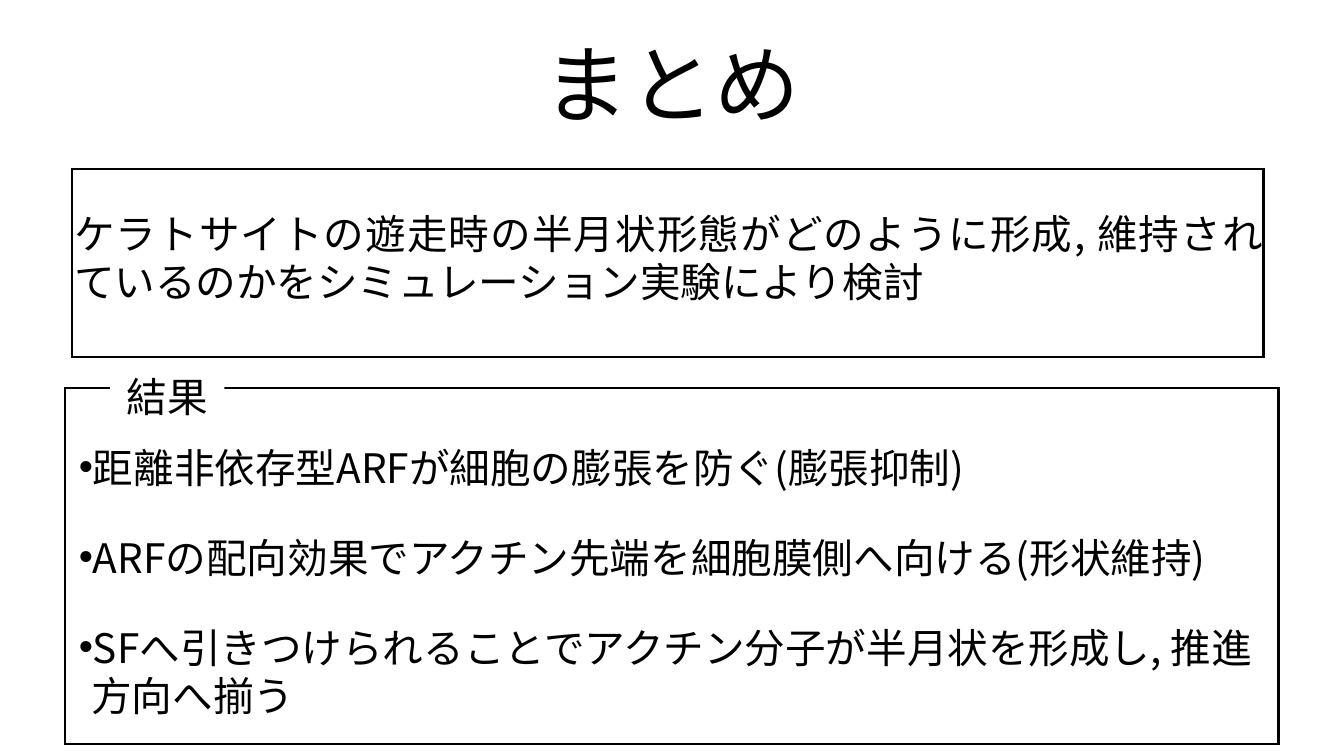
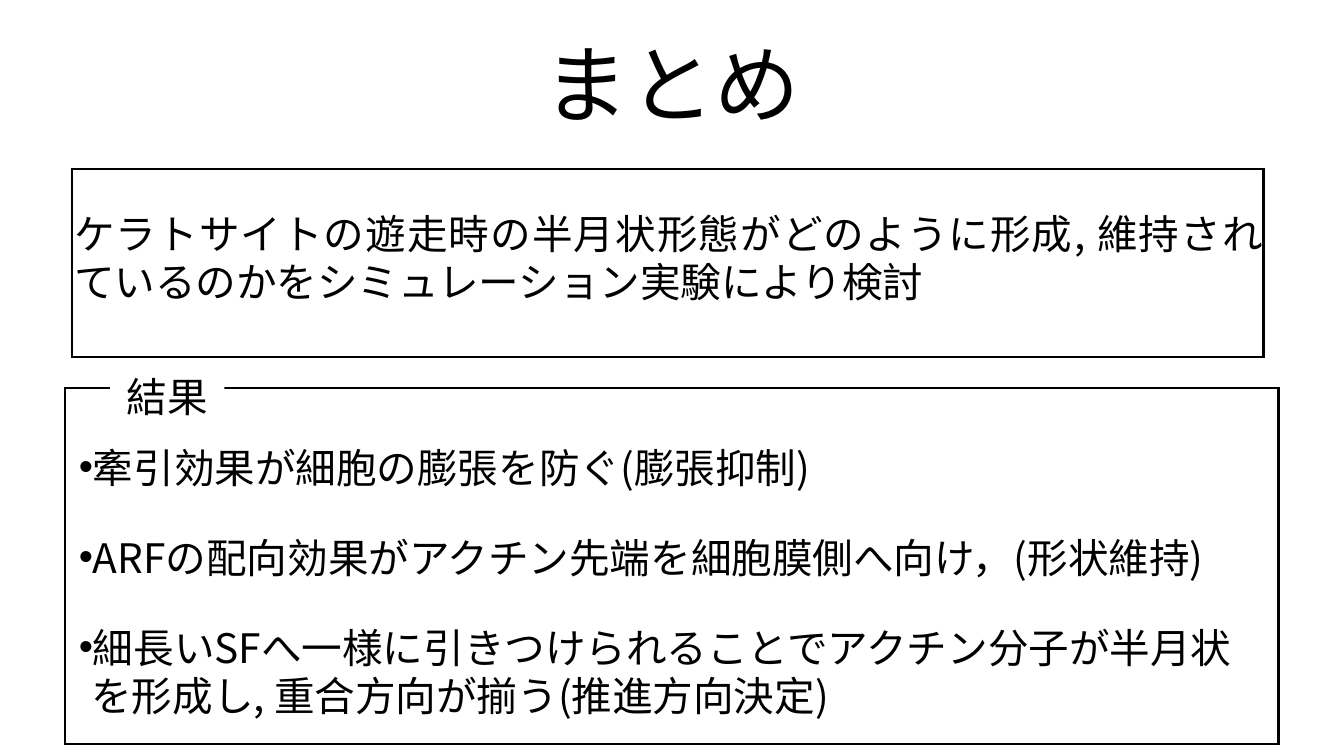
Before and after one commit to tokumaga81/ackera, a slide deck: slide 31 of tokunaga_mp.pptx. Drawn at 1344x756 pixels with LibreOffice and Linux fonts; fonts in the diff are those of the drawing. Boxes give left, top, right and bottom in pixels: in the first picture for what was removed or moved away, otherwise in the second. Text is boxed around its words. In the diff, an @@ line names an element or a change of style, - is before the commit and + after.

```diff
--- a/tokunaga_mp.pptx
+++ b/tokunaga_mp.pptx
@@ text at box(93, 448, 1231, 719): text changed @@
-• 距離非依存型ARFが細胞の膨張を防ぐ(膨張抑制)
-• ARFの配向効果でアクチン先端を細胞膜側へ向ける(形状維持)
-• SFへ引きつけられることでアクチン分子が半月状を形成し, 推進方向へ揃う
+• 牽引効果が細胞の膨張を防ぐ(膨張抑制)
+• ARFの配向効果がアクチン先端を細胞膜側へ向け，(形状維持)
+• 細長いSFへ一様に引きつけられることでアクチン分子が半月状を形成し, 重合方向が揃う(推進方向決定)
```
Also in this commit, not shown: 20 other slides changed, 1 other file.
